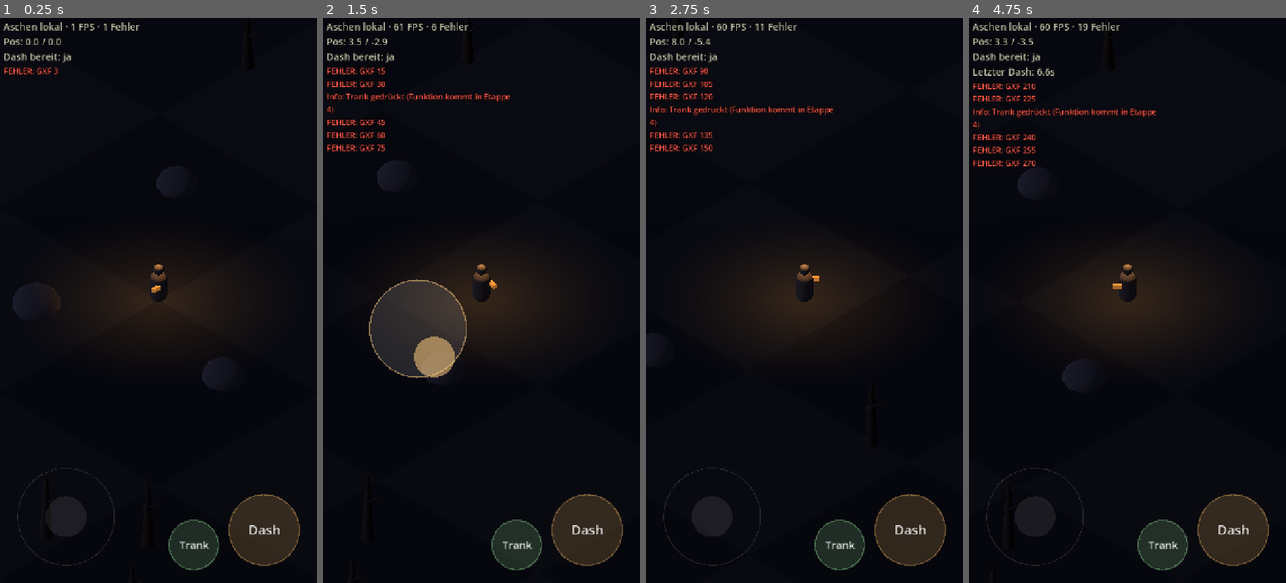
Above: before the commit, frames 1-4 (left to right).
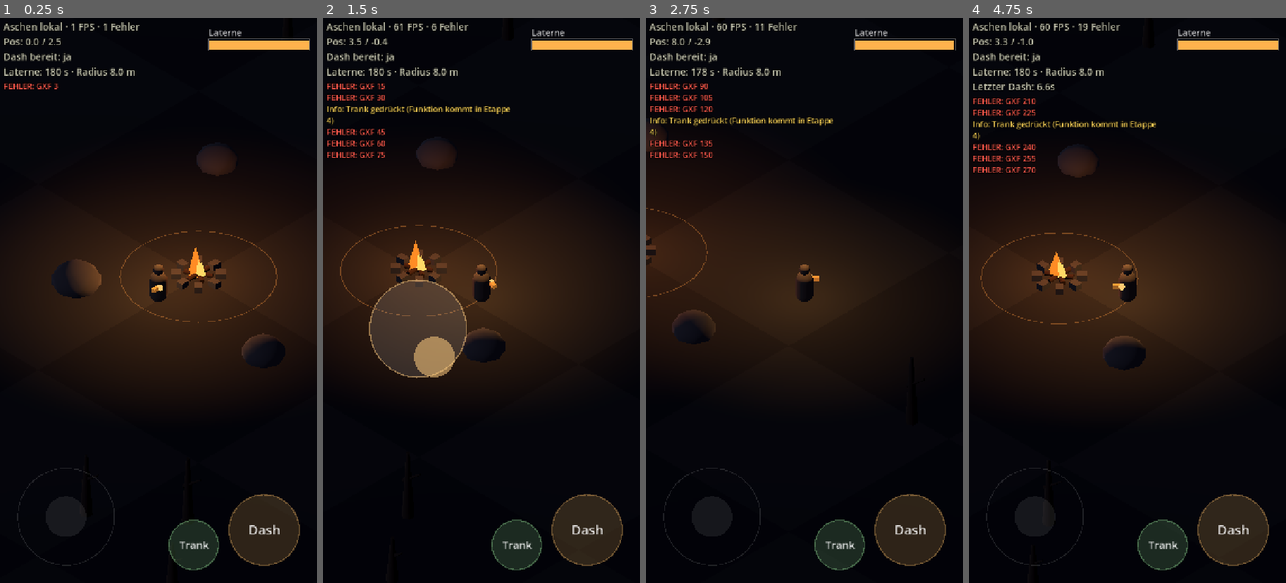
Above: after the commit, the same moments.

Repository: mxbstudio/Ashen
Game: Godot game, scene res://scenes/main.tscn
Same seed, same stepped clock (60 frames per second), same inputs: the game is played once before the commit and once after it.
Inputs (mouse positions are in pixels of both pictures, inside the frame that each line leads up to):
- Up to frame 1 (0.25 s): no input
- Up to frame 2 (1.5 s): tap Enter at 0.5 s; move the mouse to (551, 272) at 0.52 s; hold D (move_right) 0.53-1.25 s; tap Q (potion) at 0.6 s; click (551, 272) at 0.67 s; drag from (418, 328) to (465, 413) at 1.27 s
- Up to frame 3 (2.75 s): move the mouse to (836, 176) at 2.02 s; hold D (move_right) from 2.03 s (still down); tap Q (potion) at 2.1 s; click (836, 176) at 2.17 s
- Up to frame 4 (4.75 s): release D (move_right) at 2.75 s; drag from (1111, 413) to (1032, 215) at 2.77 s; move the mouse to (1222, 385) at 3.52 s; hold A (move_left) 3.53-4.25 s; tap Space (dash) at 3.6 s; click (1222, 385) at 3.67 s; tap Q (potion) at 3.8 s; drag from (1032, 215) to (1079, 159) at 4.27 s

The runs differ from the first frame. In frame 1, 20% of the frame differs, in the area x 1-100%, y 2-65%; in frame 2, 15%; in frame 3, 9.8%; in frame 4, 19%.

Commit message:
Etappe 2: Laterne mit schrumpfendem Licht, Feuer, Auffüllen, HUD-Balken
Co-Authored-By: Claude Opus 5.5 <noreply@anthropic.com>
Claude-Session: https://claude.ai/code/session_01SBzu77qtinPeJUBJ9PgzyB

Diff:
--- a/project.godot
+++ b/project.godot
@@ -15,6 +15,7 @@
 [autoload]
 
 Config="*res://scripts/config.gd"
+Lights="*res://scripts/light_system.gd"
 DebugOverlay="*res://scripts/debug_overlay.gd"
 
 [display]
--- /dev/null
+++ b/scenes/fire.tscn
@@ -0,0 +1,6 @@
+[gd_scene load_steps=2 format=3]
+
+[ext_resource type="Script" path="res://scripts/fire.gd" id="1"]
+
+[node name="Fire" type="Node3D"]
+script = ExtResource("1")
--- a/scenes/main.tscn
+++ b/scenes/main.tscn
@@ -1,17 +1,19 @@
-[gd_scene load_steps=8 format=3]
+[gd_scene load_steps=10 format=3]
 
 [ext_resource type="Script" path="res://scripts/test_terrain.gd" id="1"]
 [ext_resource type="PackedScene" path="res://scenes/player.tscn" id="2"]
 [ext_resource type="Script" path="res://scripts/camera_rig.gd" id="3"]
 [ext_resource type="Script" path="res://scripts/touch_controls.gd" id="4"]
 [ext_resource type="Script" path="res://scripts/main.gd" id="5"]
+[ext_resource type="PackedScene" path="res://scenes/fire.tscn" id="6"]
+[ext_resource type="Script" path="res://scripts/hud.gd" id="7"]
 
 [sub_resource type="Environment" id="Env_1"]
 background_mode = 1
 background_color = Color(0.01, 0.01, 0.015, 1)
 ambient_light_source = 2
 ambient_light_color = Color(0.3, 0.32, 0.45, 1)
-ambient_light_energy = 0.5
+ambient_light_energy = 0.3
 
 [node name="Main" type="Node3D"]
 script = ExtResource("5")
@@ -22,12 +24,15 @@
 [node name="Moon" type="DirectionalLight3D" parent="."]
 transform = Transform3D(0.866025, 0.25, -0.433013, 0, 0.866025, 0.5, 0.5, -0.433013, 0.75, 0, 10, 0)
 light_color = Color(0.55, 0.6, 0.8, 1)
-light_energy = 0.25
+light_energy = 0.15
 
 [node name="Terrain" type="Node3D" parent="."]
 script = ExtResource("1")
 
+[node name="Fire" parent="." instance=ExtResource("6")]
+
 [node name="Player" parent="." node_paths=PackedStringArray("camera_rig") instance=ExtResource("2")]
+transform = Transform3D(1, 0, 0, 0, 1, 0, 0, 0, 1, 0, 0, 2.5)
 camera_rig = NodePath("../CameraRig")
 
 [node name="CameraRig" type="Node3D" parent="." node_paths=PackedStringArray("target")]
@@ -35,6 +40,15 @@
 target = NodePath("../Player")
 
 [node name="UI" type="CanvasLayer" parent="."]
+
+[node name="HUD" type="Control" parent="UI" node_paths=PackedStringArray("player")]
+layout_mode = 3
+anchors_preset = 15
+anchor_right = 1.0
+anchor_bottom = 1.0
+mouse_filter = 2
+script = ExtResource("7")
+player = NodePath("../../Player")
 
 [node name="TouchControls" type="Control" parent="UI"]
 layout_mode = 3
--- a/scenes/player.tscn
+++ b/scenes/player.tscn
@@ -1,6 +1,7 @@
-[gd_scene load_steps=8 format=3]
+[gd_scene load_steps=9 format=3]
 
 [ext_resource type="Script" path="res://scripts/player.gd" id="1"]
+[ext_resource type="Script" path="res://scripts/lantern.gd" id="2"]
 
 [sub_resource type="CapsuleShape3D" id="Shape_body"]
 radius = 0.4
@@ -55,8 +56,5 @@
 mesh = SubResource("Mesh_nose")
 surface_material_override/0 = SubResource("Mat_nose")
 
-[node name="TempLight" type="OmniLight3D" parent="."]
-transform = Transform3D(1, 0, 0, 0, 1, 0, 0, 0, 1, 0, 2.2, 0)
-light_color = Color(1, 0.75, 0.45, 1)
-light_energy = 1.5
-omni_range = 7.0
+[node name="Lantern" type="Node3D" parent="Model"]
+script = ExtResource("2")
--- a/scripts/config.gd
+++ b/scripts/config.gd
@@ -18,11 +18,14 @@
 var lantern_burn_time := 180.0     # s volle Brenndauer
 var lantern_radius_max := 8.0      # m
 var lantern_radius_min := 2.0      # m
+var lantern_refill_seconds := 3.0  # s am Feuer von leer bis voll
 var dark_damage_bonus := 0.5       # +50 % Gegnerschaden außerhalb des Lichts
 
 # --- Feuer & Festung -------------------------------------------------------
 var fire_wood_start := 20
 var fire_seconds_per_wood := 20.0
+var fire_light_radius := 10.0      # m Lichtkreis des Feuers
+var fire_refill_range := 3.5       # m – so nah ran, um die Laterne aufzufüllen
 var food_start := 15
 var food_seconds_per_person := 60.0
 var residents_start := 5
--- a/scripts/debug_overlay.gd
+++ b/scripts/debug_overlay.gd
@@ -9,7 +9,7 @@
 
 var _catcher := ErrorCatcher.new()
 var _info: Label
-var _errors: Label
+var _errors: RichTextLabel
 var _rotate: ColorRect
 var _watched := {}
 var _error_lines: Array[String] = []
@@ -33,7 +33,7 @@
 
 ## Eigene Meldung in die Fehlerliste schreiben (z. B. für Hinweise beim Testen).
 func note(text: String) -> void:
-	_add_error_line("Info: " + text, false)
+	_add_error_line("[color=#ffd75a]Info: %s[/color]" % text, false)
 
 
 func _read_build_info() -> String:
@@ -56,13 +56,14 @@
 	_info.gui_input.connect(_on_info_input)
 	add_child(_info)
 
-	_errors = Label.new()
+	_errors = RichTextLabel.new()
+	_errors.bbcode_enabled = true
+	_errors.fit_content = true
+	_errors.scroll_active = false
 	_errors.position = Vector2(8, 34)
-	_errors.add_theme_font_size_override("font_size", 18)
-	_errors.add_theme_color_override("font_color", Color(1, 0.35, 0.3))
+	_errors.add_theme_font_size_override("normal_font_size", 18)
 	_errors.add_theme_color_override("font_outline_color", Color.BLACK)
 	_errors.add_theme_constant_override("outline_size", 5)
-	_errors.autowrap_mode = TextServer.AUTOWRAP_WORD_SMART
 	_errors.mouse_filter = Control.MOUSE_FILTER_IGNORE
 	add_child(_errors)
 
@@ -91,6 +92,7 @@
 func _add_error_line(text: String, is_error := true) -> void:
 	if is_error:
 		_error_count += 1
+		text = "[color=#ff5a4d]%s[/color]" % text.replace("[", "(")
 	_error_lines.append(text)
 	while _error_lines.size() > MAX_ERRORS:
 		_error_lines.pop_front()
--- /dev/null
+++ b/scripts/fire.gd
@@ -0,0 +1,130 @@
+## Das Feuer: großes warmes Licht. In seiner Nähe füllt sich die Laterne auf.
+## (Holzverbrauch kommt in Etappe 6.)
+extends Node3D
+
+@export var light_radius := 10.0      # so weit reicht der Lichtkreis
+@export var refill_range := 3.5       # so nah muss der Hüter ran, um aufzufüllen
+
+var _light: OmniLight3D
+var _flames: Array[MeshInstance3D] = []
+var _ring: MeshInstance3D
+var _t := 0.0
+
+
+func _ready() -> void:
+	light_radius = Config.fire_light_radius
+	refill_range = Config.fire_refill_range
+	_build()
+	Lights.register(self)
+
+
+func _exit_tree() -> void:
+	Lights.unregister(self)
+
+
+func get_light_radius() -> float:
+	return light_radius
+
+
+func can_refill_at(pos: Vector3) -> bool:
+	return Vector2(pos.x - global_position.x, pos.z - global_position.z).length() <= refill_range
+
+
+func _build() -> void:
+	# Kollision, damit man nicht durchs Feuer läuft
+	var body := StaticBody3D.new()
+	var shape := CollisionShape3D.new()
+	var cyl := CylinderShape3D.new()
+	cyl.radius = 0.9
+	cyl.height = 2.0
+	shape.shape = cyl
+	shape.position.y = 1.0
+	body.add_child(shape)
+	add_child(body)
+
+	# Steinkreis
+	var stone_mat := StandardMaterial3D.new()
+	stone_mat.albedo_color = Color(0.3, 0.28, 0.27)
+	for i in 8:
+		var stone := MeshInstance3D.new()
+		var bm := BoxMesh.new()
+		bm.size = Vector3(0.45, 0.3, 0.35)
+		stone.mesh = bm
+		stone.material_override = stone_mat
+		var a := TAU * i / 8.0
+		stone.position = Vector3(cos(a) * 1.0, 0.15, sin(a) * 1.0)
+		stone.rotation.y = -a
+		add_child(stone)
+
+	# Holzscheite
+	var wood_mat := StandardMaterial3D.new()
+	wood_mat.albedo_color = Color(0.25, 0.15, 0.1)
+	for i in 3:
+		var wood_log := MeshInstance3D.new()
+		var cm := CylinderMesh.new()
+		cm.top_radius = 0.12
+		cm.bottom_radius = 0.12
+		cm.height = 1.3
+		cm.radial_segments = 6
+		wood_log.mesh = cm
+		wood_log.material_override = wood_mat
+		wood_log.rotation = Vector3(PI / 2.0, i * PI / 3.0, 0)
+		wood_log.position.y = 0.2
+		add_child(wood_log)
+
+	# Flammen: leuchtende Kegel, die tanzen
+	var flame_mat := StandardMaterial3D.new()
+	flame_mat.shading_mode = BaseMaterial3D.SHADING_MODE_UNSHADED
+	flame_mat.albedo_color = Color(1.0, 0.55, 0.15)
+	var core_mat := StandardMaterial3D.new()
+	core_mat.shading_mode = BaseMaterial3D.SHADING_MODE_UNSHADED
+	core_mat.albedo_color = Color(1.0, 0.85, 0.4)
+	for i in 3:
+		var flame := MeshInstance3D.new()
+		var cone := CylinderMesh.new()
+		cone.top_radius = 0.0
+		cone.bottom_radius = 0.35 if i == 0 else 0.22
+		cone.height = 1.3 if i == 0 else 0.8
+		cone.radial_segments = 6
+		flame.mesh = cone
+		flame.material_override = flame_mat if i == 0 else core_mat
+		flame.position = Vector3((i - 1) * 0.18, 0.2 + cone.height / 2.0, 0)
+		add_child(flame)
+		_flames.append(flame)
+
+	# Auffüll-Bereich als schwacher Ring am Boden
+	_ring = MeshInstance3D.new()
+	var torus := TorusMesh.new()
+	torus.inner_radius = refill_range - 0.06
+	torus.outer_radius = refill_range
+	torus.rings = 32
+	torus.ring_segments = 3
+	_ring.mesh = torus
+	var ring_mat := StandardMaterial3D.new()
+	ring_mat.shading_mode = BaseMaterial3D.SHADING_MODE_UNSHADED
+	ring_mat.albedo_color = Color(1, 0.6, 0.25, 0.35)
+	ring_mat.transparency = BaseMaterial3D.TRANSPARENCY_ALPHA
+	_ring.material_override = ring_mat
+	_ring.position.y = 0.03
+	_ring.scale.y = 0.1
+	add_child(_ring)
+
+	_light = OmniLight3D.new()
+	_light.light_color = Color(1.0, 0.6, 0.3)
+	_light.omni_range = light_radius * 1.2
+	_light.omni_attenuation = 0.7
+	_light.light_energy = 2.2
+	_light.shadow_enabled = false
+	_light.position.y = 2.5
+	add_child(_light)
+
+
+func _process(delta: float) -> void:
+	_t += delta
+	var flicker := sin(_t * 8.0) * 0.08 + sin(_t * 19.0) * 0.05 + sin(_t * 31.0) * 0.03
+	_light.light_energy = 2.2 * (1.0 + flicker)
+	_light.omni_range = light_radius * 1.2 * (1.0 + flicker * 0.3)
+	for i in _flames.size():
+		var f := _flames[i]
+		f.scale = Vector3(1.0, 1.0 + sin(_t * (9.0 + i * 3.0) + i) * 0.18, 1.0)
+		f.rotation.y += delta * (1.5 + i)
--- /dev/null
+++ b/scripts/hud.gd
@@ -0,0 +1,49 @@
+## HUD (Anzeige am Bildschirm). Wächst mit jeder Etappe.
+## Aktuell: Laternen-Balken oben rechts.
+extends Control
+
+@export var player: Node3D
+
+const BAR_W := 230.0
+const BAR_H := 26.0
+const MARGIN := 16.0
+
+var _t := 0.0
+
+
+func _ready() -> void:
+	set_anchors_preset(Control.PRESET_FULL_RECT)
+	mouse_filter = Control.MOUSE_FILTER_IGNORE
+
+
+func _process(delta: float) -> void:
+	_t += delta
+	queue_redraw()
+
+
+func _draw() -> void:
+	if player == null:
+		return
+	var font := get_theme_default_font()
+	var x := size.x - BAR_W - MARGIN
+	var y := MARGIN + 6.0
+	var lantern = player.lantern
+	_draw_bar(font, x, y, "Laterne", lantern.fraction(), Color(1.0, 0.7, 0.3),
+			lantern.refilling)
+
+
+## Zeichnet einen beschrifteten Balken.
+func _draw_bar(font: Font, x: float, y: float, label: String, frac: float, col: Color,
+		pulse := false) -> void:
+	draw_string(font, Vector2(x, y + 18), label, HORIZONTAL_ALIGNMENT_LEFT, -1, 20,
+			Color(1, 1, 1, 0.8))
+	var by := y + 26.0
+	draw_rect(Rect2(x, by, BAR_W, BAR_H), Color(0, 0, 0, 0.6))
+	var c := col
+	if frac < 0.2:
+		# fast leer: blinkt rot
+		c = col.lerp(Color(1, 0.2, 0.1), 0.5 + 0.5 * sin(_t * 8.0))
+	if pulse:
+		c = c.lightened(0.25 + 0.2 * sin(_t * 10.0))
+	draw_rect(Rect2(x + 2, by + 2, (BAR_W - 4) * frac, BAR_H - 4), c)
+	draw_rect(Rect2(x, by, BAR_W, BAR_H), Color(1, 1, 1, 0.35), false, 2.0)
--- /dev/null
+++ b/scripts/lantern.gd
@@ -0,0 +1,81 @@
+## Die Laterne des Hüters.
+## Brennstoff sinkt mit der Zeit -> Lichtradius schrumpft von max bis min.
+## Am Feuer (später auch am Leuchtfeuer) füllt sie sich wieder auf.
+extends Node3D
+
+signal refilling_changed(active: bool)
+
+var fuel := 0.0                    # Sekunden Brenndauer übrig
+var refilling := false
+var _light: OmniLight3D
+var _glow: MeshInstance3D
+var _t := 0.0
+
+
+func _ready() -> void:
+	fuel = Config.lantern_burn_time
+	_light = OmniLight3D.new()
+	_light.light_color = Color(1.0, 0.72, 0.4)
+	_light.omni_attenuation = 0.6       # flacher Abfall -> klarer Lichtkreis
+	_light.shadow_enabled = false       # spart Leistung
+	_light.position = Vector3(0, 2.4, 0)
+	add_child(_light)
+	# kleines leuchtendes Glas
+	_glow = MeshInstance3D.new()
+	var m := SphereMesh.new()
+	m.radius = 0.14
+	m.height = 0.28
+	m.radial_segments = 8
+	m.rings = 4
+	_glow.mesh = m
+	var mat := StandardMaterial3D.new()
+	mat.shading_mode = BaseMaterial3D.SHADING_MODE_UNSHADED
+	mat.albedo_color = Color(1, 0.8, 0.45)
+	_glow.material_override = mat
+	_glow.position = Vector3(0.35, 1.0, 0.25)
+	add_child(_glow)
+	Lights.register(self)
+
+
+func _exit_tree() -> void:
+	Lights.unregister(self)
+
+
+## Anteil Brennstoff 0..1
+func fraction() -> float:
+	return clampf(fuel / Config.lantern_burn_time, 0.0, 1.0)
+
+
+## Aktueller Lichtradius in Metern (für Gegner, HUD usw.)
+func get_light_radius() -> float:
+	return lerpf(Config.lantern_radius_min, Config.lantern_radius_max, fraction())
+
+
+## Brennstoff abziehen (z. B. später durch Lichtfresser oder Opferlicht).
+func drain(seconds: float) -> void:
+	fuel = maxf(fuel - seconds, 0.0)
+
+
+func _process(delta: float) -> void:
+	_t += delta
+	var source := Lights.refill_source_at(global_position)
+	var now_refilling := source != null and fuel < Config.lantern_burn_time
+	if source != null:
+		fuel = minf(fuel + Config.lantern_burn_time / Config.lantern_refill_seconds * delta,
+				Config.lantern_burn_time)
+	else:
+		fuel = maxf(fuel - delta, 0.0)
+	if now_refilling != refilling:
+		refilling = now_refilling
+		refilling_changed.emit(refilling)
+
+	# Flackern: stärker, wenn wenig Brennstoff übrig ist
+	var f := fraction()
+	var flicker_amount := 0.04 + (0.25 if f < 0.2 else 0.0)
+	var flicker := 1.0 + (sin(_t * 11.0) * 0.6 + sin(_t * 27.0) * 0.4) * flicker_amount
+	var r := get_light_radius()
+	_light.omni_range = r * 1.3 * flicker
+	_light.light_energy = lerpf(0.9, 1.6, f) * flicker
+	_glow.scale = Vector3.ONE * lerpf(0.6, 1.1, f) * flicker
+
+	DebugOverlay.watch("Laterne", "%d s · Radius %.1f m%s" % [int(fuel), r, " · füllt auf" if refilling else ""])
--- /dev/null
+++ b/scripts/light_system.gd
@@ -0,0 +1,40 @@
+## Licht-Verwaltung (Autoload "Lights").
+## Jede Lichtquelle (Laterne, Feuer, später Leuchtfeuer) meldet sich hier an.
+## Andere Teile des Spiels fragen hier: "Ist diese Stelle hell?" (z. B. Gegner).
+extends Node
+
+var _sources: Array[Node3D] = []
+
+
+func register(source: Node3D) -> void:
+	if not _sources.has(source):
+		_sources.append(source)
+
+
+func unregister(source: Node3D) -> void:
+	_sources.erase(source)
+
+
+## Wie hell ist es hier? 0 = völlig dunkel, 1 = mitten im Licht.
+func light_level(pos: Vector3) -> float:
+	var best := 0.0
+	for s in _sources:
+		var r: float = s.get_light_radius()
+		if r <= 0.0:
+			continue
+		var d := Vector2(pos.x - s.global_position.x, pos.z - s.global_position.z).length()
+		best = maxf(best, clampf(1.0 - d / r, 0.0, 1.0))
+	return best
+
+
+## Liegt die Stelle innerhalb irgendeines Lichtkreises?
+func is_lit(pos: Vector3) -> bool:
+	return light_level(pos) > 0.0
+
+
+## Gibt die Lichtquelle zurück, an der man die Laterne auffüllen kann (oder null).
+func refill_source_at(pos: Vector3) -> Node3D:
+	for s in _sources:
+		if s.has_method("can_refill_at") and s.can_refill_at(pos):
+			return s
+	return null
--- a/scripts/player.gd
+++ b/scripts/player.gd
@@ -6,6 +6,7 @@
 @export var camera_rig: Node3D
 
 @onready var model: Node3D = $Model
+@onready var lantern: Node3D = $Model/Lantern
 
 var facing := Vector3(0, 0, 1)     # Blickrichtung auf dem Boden
 var _dash_time := 0.0
Not shown, added: scripts/fire.gd.uid
Not shown, added: scripts/hud.gd.uid
Not shown, added: scripts/lantern.gd.uid
Not shown, added: scripts/light_system.gd.uid
Not shown, changed: FORTSCHRITT.md
